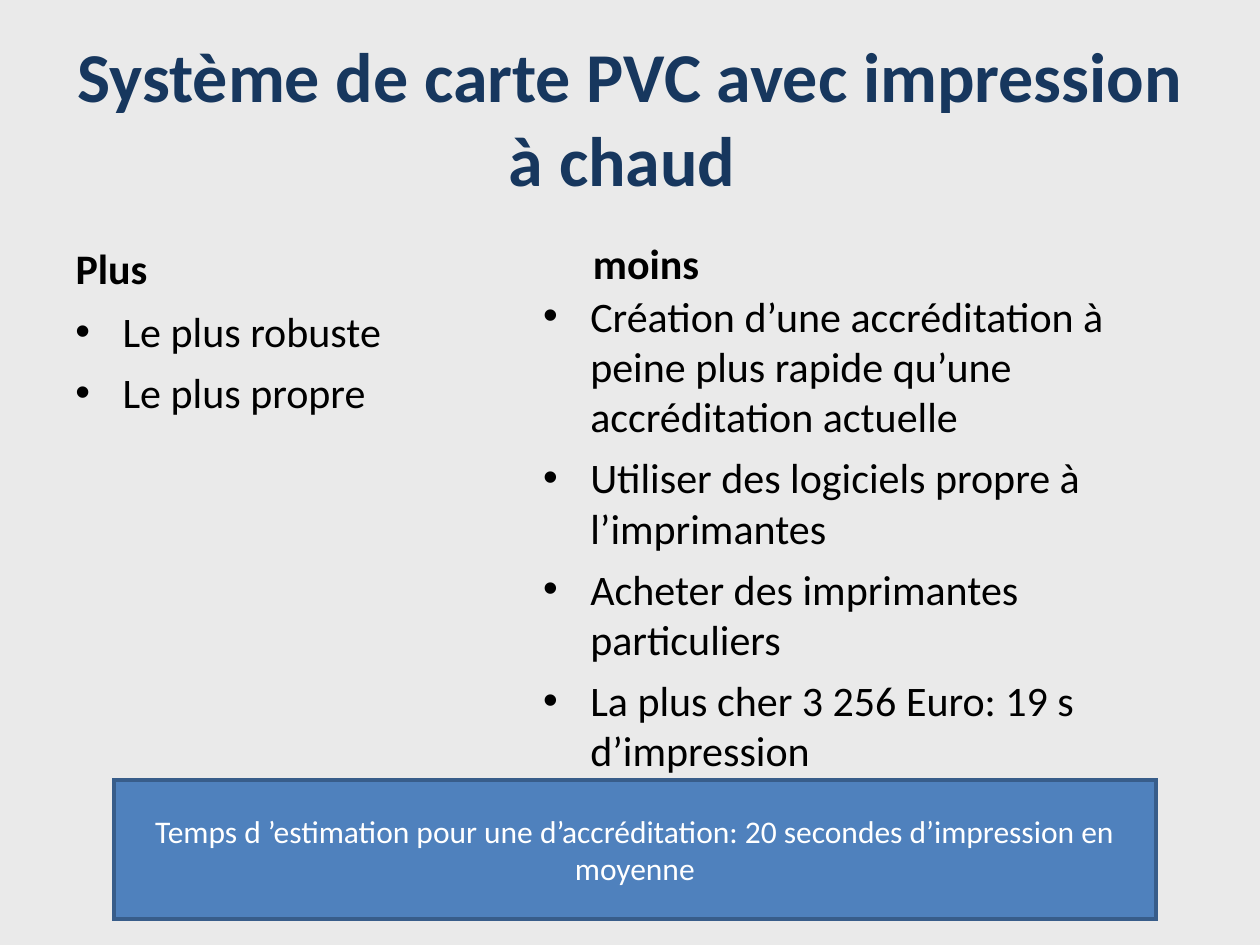
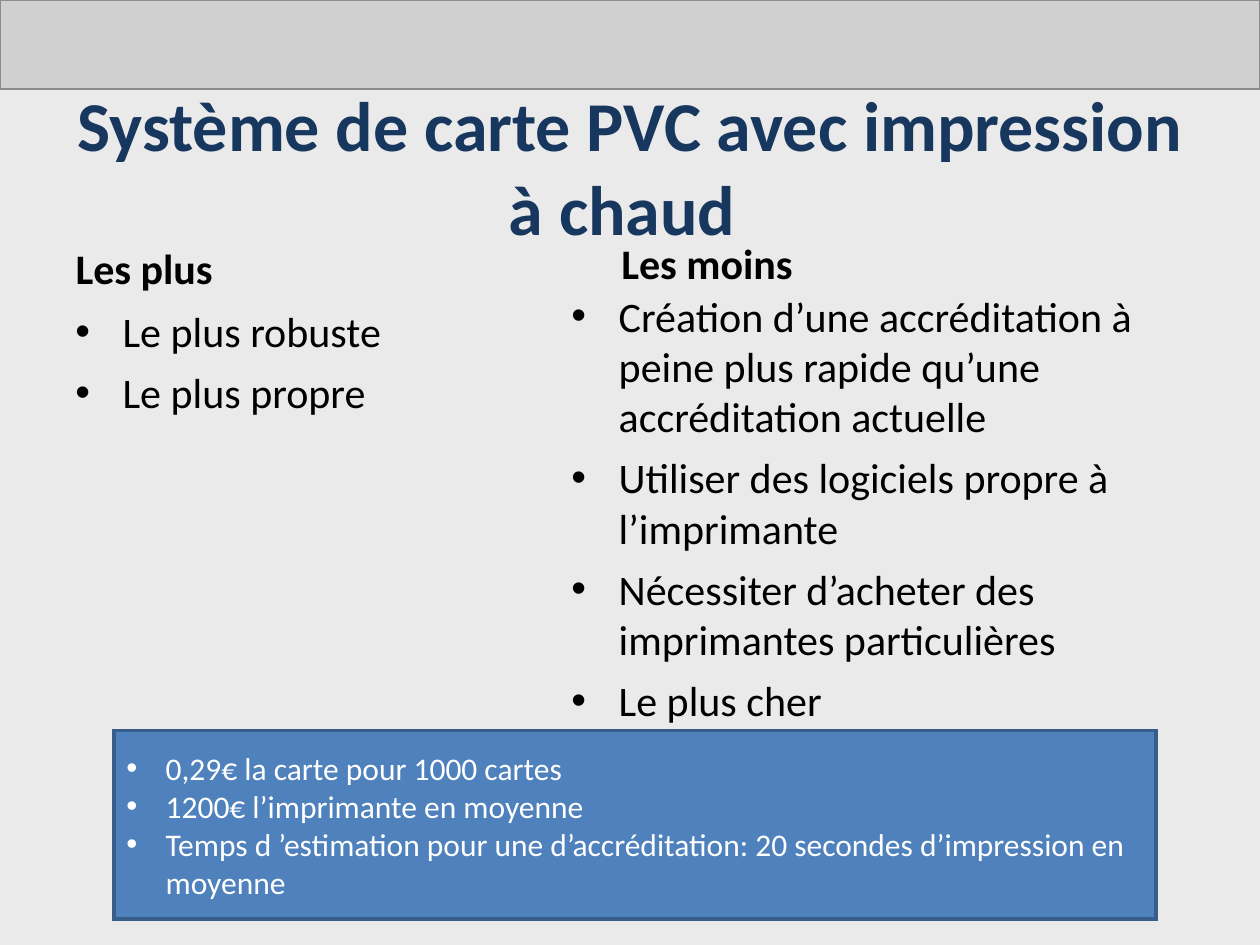
Before and after one commit to AdrienLombard/SimplePass, a slide deck: slide 5 of source/Systéme d'impression- Bilan intermédiaire - Version Adrien.ppt. Drawn at 1260x945 pixels with LibreOffice and Linux fonts; fonts in the diff are those of the drawing; grey boxes stand for pictures. Boxes give left, top, right and bottom in pixels: in the first picture for what was removed or moved away, otherwise in the second. Text is boxed around its words. In the diff, an @@ line names an element or a change of style, - is before the commit and + after.

Commit message:
Correction orthographique de la présentation des systèmes d'impression

```diff
--- a/source/Systéme d'impression- Bilan intermédiaire - Version Adrien.ppt
+++ b/source/Systéme d'impression- Bilan intermédiaire - Version Adrien.ppt
@@ picture added at [0,0,1260,89] @@
@@ title "Système de carte PVC avec ..." rewrapped from [78,53,1182,187] to [78,102,1182,252] @@
@@ text at [76,254,213,291]: text changed @@
-Plus
+Les plus
@@ text at [621,249,792,280]: text changed @@
-moins
+Les moins
@@ text "Création d’une accréditation à peine ...": place and size @@
-text "Création d’une accréditation à peine ..." at [590,302,1103,773]
+text "Création d’une accréditation à peine ..." at [619,302,1132,723]
@@ text at [619,463,1108,723]: text changed @@
-• Utiliser des logiciels propre à l’imprimantes
-• Acheter des imprimantes particuliers
-• La plus cher 3 256 Euro: 19 s d’impression
+• Utiliser des logiciels propre à l’imprimante
+• Nécessiter d’acheter des imprimantes particulières
+• Le plus cher
@@ rectangle "0,29€ la carte pour 1000 ...": place and size @@
-rectangle "0,29€ la carte pour 1000 ..." at [113,780,1155,919]
+rectangle "0,29€ la carte pour 1000 ..." at [113,731,1155,920]
@@ text in rectangle at [166,758,583,823]: paragraphs added @@
+• 0,29€ la carte pour 1000 cartes
+• 1200€ l’imprimante en moyenne
@@ text in rectangle at [166,834,1124,899]: alignment centre to left; bullet none to • @@
```
Also in this commit, not shown: 4 other slides changed.
